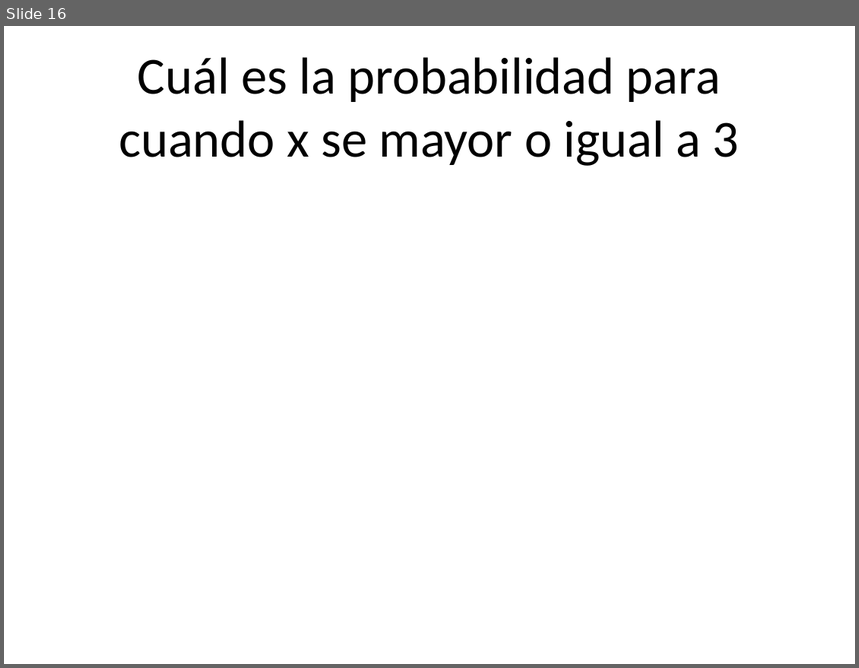
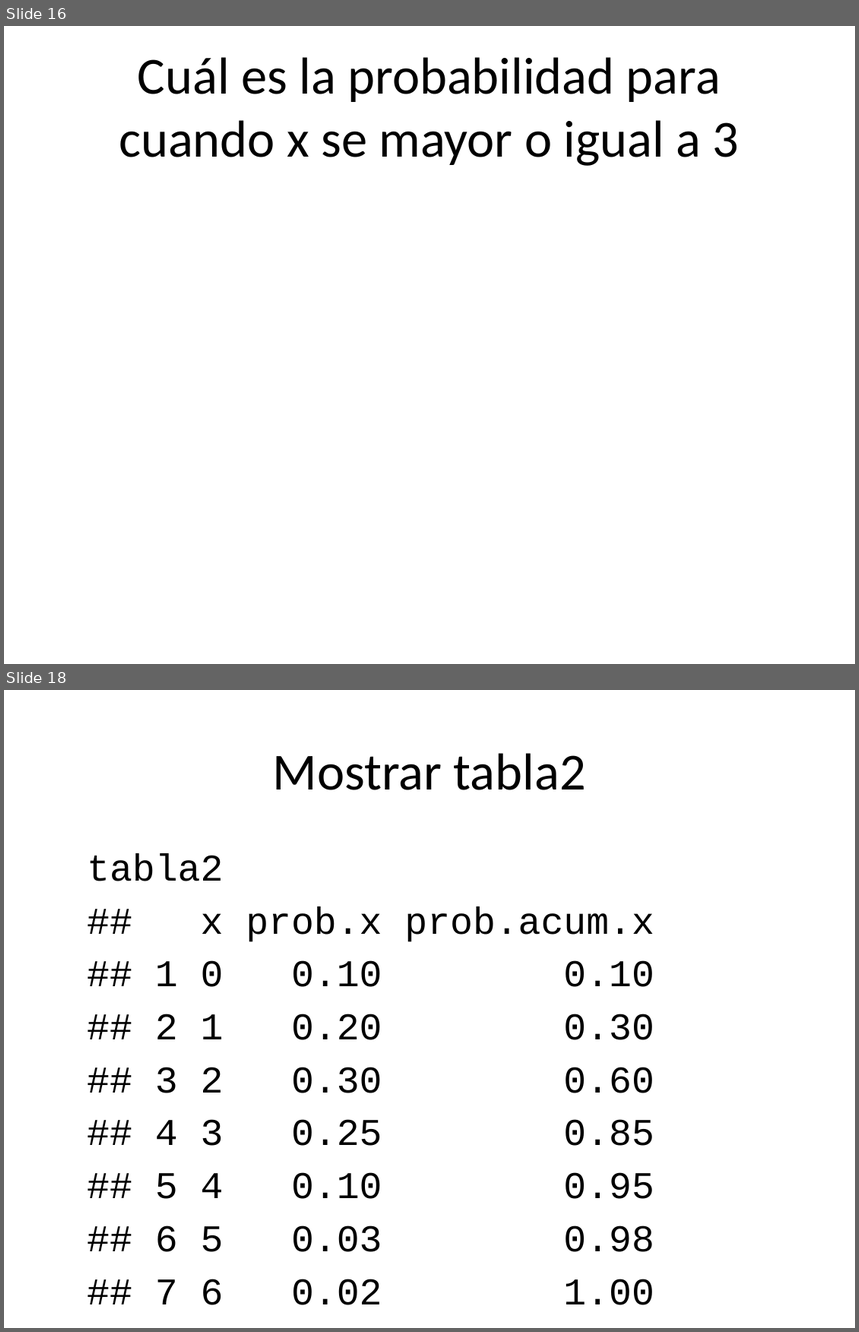
Before and after one commit to rpizarrog/CIIT.-Diplomado-en-Ciencia-de-los-Datos-e-IoT, a slide deck: Módulo II/probabilidad/variables-aleatorias-discretas.pptx. Shown one above the other, each under a label of ours: slide 16 before the commit, slides 16 and 18 after it; the slides between them are not shown. The pictures are 859x668 and 859x1332 pixels, drawn with LibreOffice and Linux fonts; fonts in the diff are those of the drawing. Boxes give left, top, right and bottom in pixels: in the first picture for what was removed or moved away, otherwise in the second. Text is boxed around its words. In the diff, an @@ line names an element or a change of style, - is before the commit and + after.

```diff
--- a/Módulo II/probabilidad/variables-aleatorias-discretas.pptx
+++ b/Módulo II/probabilidad/variables-aleatorias-discretas.pptx
@@ slide 18 added at [4, 690, 855, 1328], background #FFFFFF @@
@@ title added at [273, 753, 586, 790], 44 pt, text #000000 @@
+Mostrar tabla2
@@ text added at [87, 853, 655, 1306], 32 pt, text #000000 @@
+tabla2
+## x prob.x prob.acum.x
+## 1 0 0.10 0.10
+## 2 1 0.20 0.30
+## 3 2 0.30 0.60
+## 4 3 0.25 0.85
+## 5 4 0.10 0.95
+## 6 5 0.03 0.98
+## 7 6 0.02 1.00
```
Also in this commit, not shown: 5 slides changed, 2 other slides added, 1 other file.
